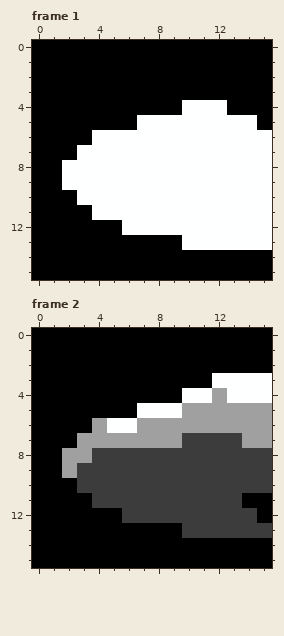
File history of a pixel-art file, art/sprite_tiles/longsword_west_1.aseprite. This is how it looked before the edit.
16x16 pixels, 4 frames. Shown: frame 1, frame 2.
And afterwards:
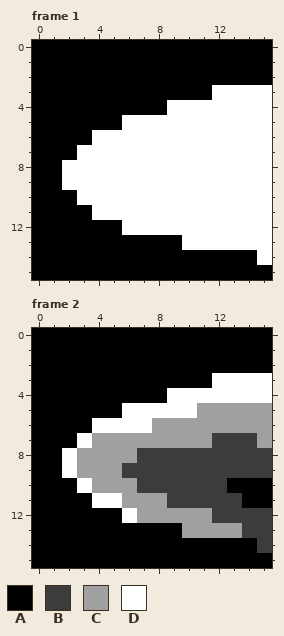
Palette (. is transparent): A #000000  B #3c3c3c  C #a0a0a0  D #feffff
Difference:
Frame 1:
Colour D replaces colour A in row 3 at x 12 to 15; in row 4 at x 9 and 13 to 15; in row 5 at x 6 and 15; in row 14 at x 15.
Frame 2:
Colour A replaces colour B in row 10 at x 13 to 15.
Colour B replaces colour A in row 12 at x 15; in row 14 at x 15.
Colour B replaces colour C in row 7 at x 14.
Colour C replaces colour B in row 7 at x 10 to 11; in row 8 at x 4 to 6; in row 9 at x 3 to 5; in row 10 at x 4 to 6; in row 11 at x 6 to 8; in row 12 at x 7 to 11.
Colour C replaces colour B in row 13 at x 10 to 13.
Colour D replaces colour A in row 4 at x 9; in row 5 at x 6.
Colour D replaces colour B in row 10 at x 3; in row 11 at x 4 to 5; in row 12 at x 6.
Colour D replaces colour C in row 4 at x 12; in row 5 at x 10; in row 6 at x 4 and 7; in row 7 at x 3; in rows 8 to 9 at x 2.
Changed places in both pictures, as pixel boxes (x1, y1, x2, y2):
changed: (122, 85, 272, 130)
changed: (257, 250, 272, 265)
changed: (62, 388, 272, 553)
